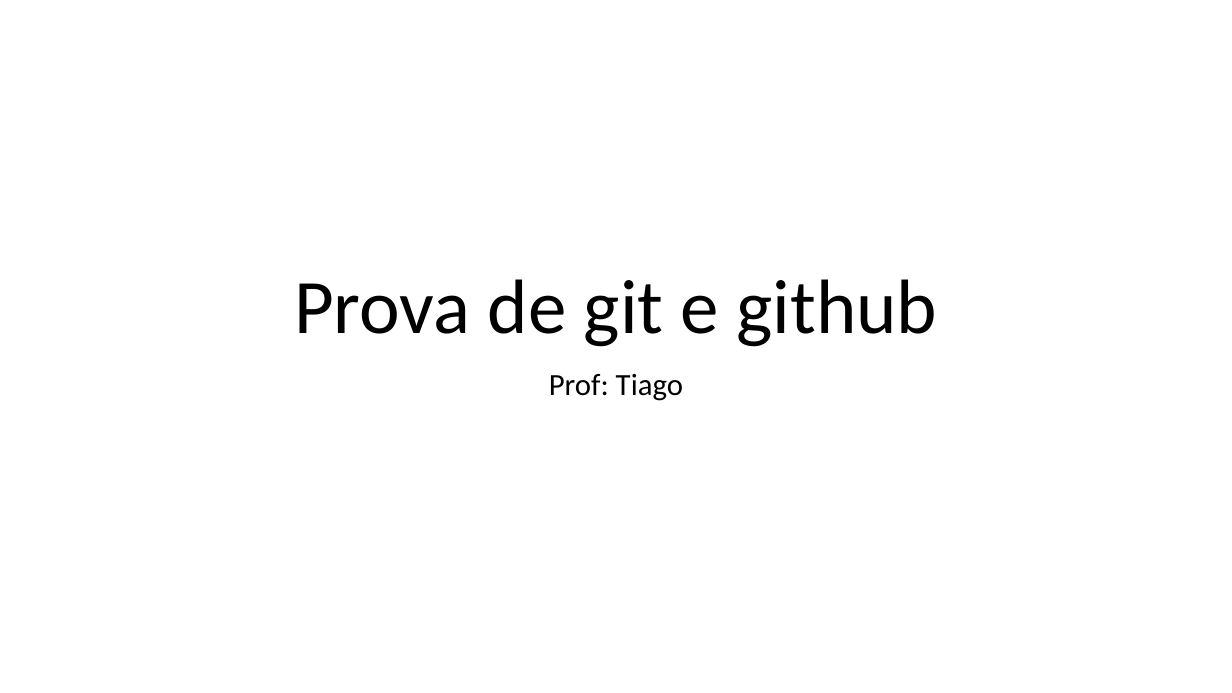
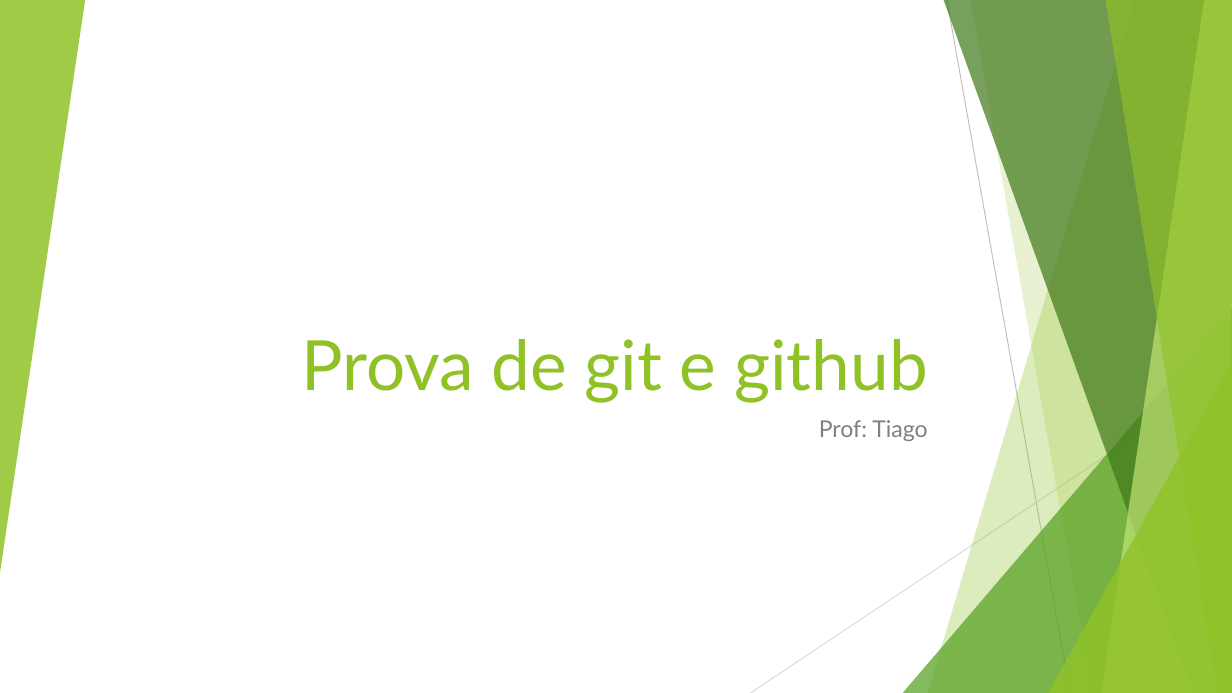
Before and after one commit to joelbrasil/prova, a slide deck: slide 1 of powerpoint.pptx. Drawn at 1232x693 pixels with LibreOffice and Linux fonts; fonts in the diff are those of the drawing. Boxes give left, top, right and bottom in pixels: in the first picture for what was removed or moved away, otherwise in the second. Text is boxed around its words. In the diff, an @@ line names an element or a change of style, - is before the commit and + after.

```diff
--- a/powerpoint.pptx
+++ b/powerpoint.pptx
@@ group added at [0, 0, 1232, 693]: 5 freeform shapes, 3 triangles, 2 lines @@
@@ title "Prova de git e github": place and size @@
-title "Prova de git e github" at [294, 279, 937, 347]
+title "Prova de git e github" at [301, 339, 928, 403]
@@ title "Prova de git e github" at [301, 339, 928, 403]: size 60 to 54 pt, font Calibri to Lato, text colour #000000 to #90C226; alignment centre to right; line spacing 0.9 to 1 @@
@@ subtitle "Prof: Tiago": place and size @@
-subtitle "Prof: Tiago" at [549, 374, 683, 401]
+subtitle "Prof: Tiago" at [819, 420, 927, 441]
@@ subtitle "Prof: Tiago" at [819, 420, 927, 441]: size 24 to 18 pt, font Calibri to Lato, text colour #000000 to #808080; alignment centre to right; line spacing 0.9 to 1 @@
```
Also in this commit, not shown: 1 other slide changed, 1 slide added, 1 other file.
